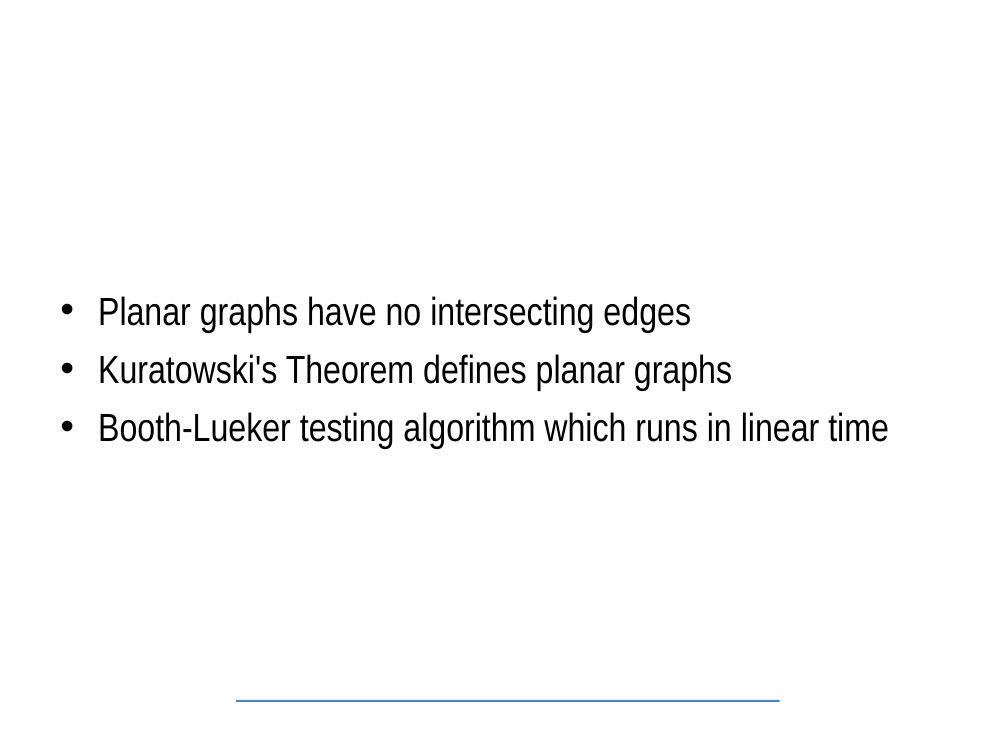
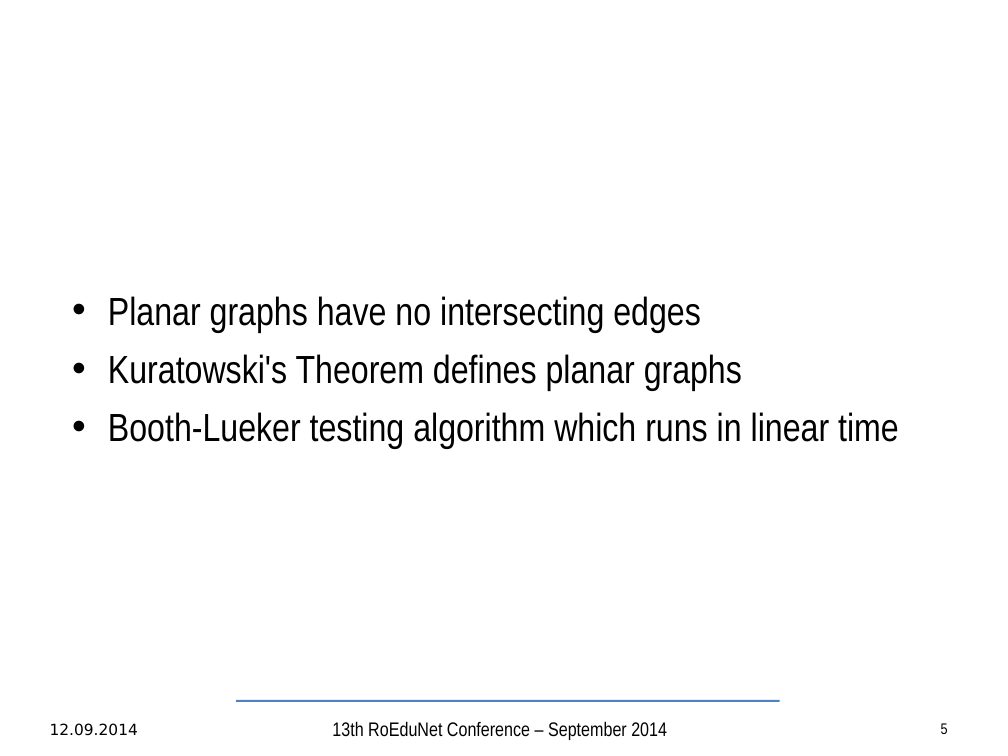
Before and after one commit to TudorVisan/Diploma, a slide deck: slide 5 of andrei.musat/prez/articol/bachelor-slides-en.odp (slide 6 before the commit). Drawn at 1008x756 pixels with LibreOffice and Linux fonts; fonts in the diff are those of the drawing; background and template pictures are left out. Boxes give left, top, right and bottom in pixels: in the first picture for what was removed or moved away, otherwise in the second. Text is boxed around its words. In the diff, an @@ line names an element or a change of style, - is before the commit and + after.

```diff
--- a/andrei.musat/prez/articol/bachelor-slides-en.odp
+++ b/andrei.musat/prez/articol/bachelor-slides-en.odp
@@ text "Planar graphs have no intersecting ..." at box(108, 296, 899, 448): indent changed @@
@@ text added at box(50, 723, 138, 736), 11 pt, text #000000 @@
+12.09.2014
@@ text added at box(332, 721, 667, 740), 14 pt, text #000000 @@
+13th RoEduNet Conference – September 2014
@@ page number added at box(941, 723, 948, 734), 11 pt, text #000000 @@
+5
```
Also in this commit, not shown: 14 other slides changed, 1 slide added, 2 slides removed, 2 other files.
